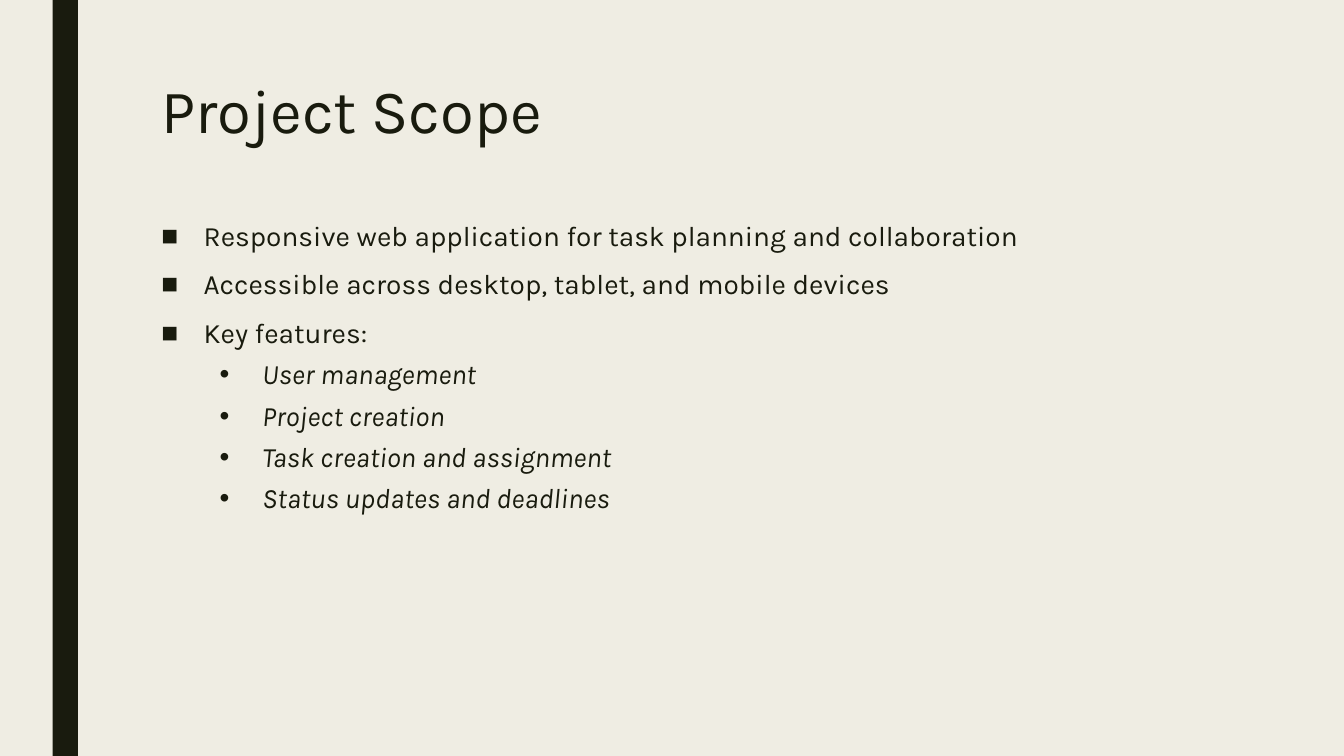
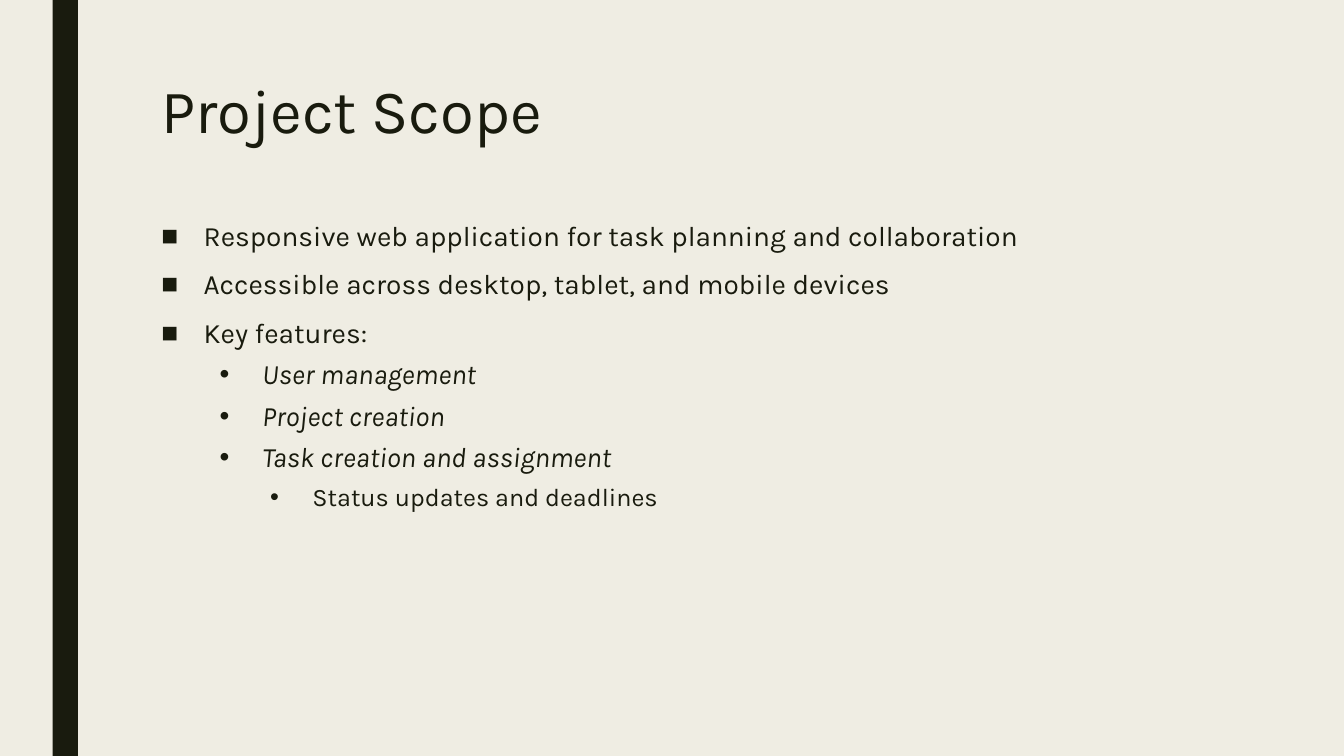
Before and after one commit to nimatshering/capstone-project, a slide deck: slide 5 of Presentation.pptx (slide 4 before the commit). Drawn at 1344x756 pixels with LibreOffice and Linux fonts; fonts in the diff are those of the drawing. Boxes give left, top, right and bottom in pixels: in the first picture for what was removed or moved away, otherwise in the second. Text is boxed around its words. In the diff, an @@ line names an element or a change of style, - is before the commit and + after.

```diff
--- a/Presentation.pptx
+++ b/Presentation.pptx
@@ text at (x1=312, y1=488, x2=658, y2=512): size 20 to 18 pt, italic off in "Status updates and deadlines"; list level 2 to 3 in "Status updates and deadlines" @@
```
Also in this commit, not shown: 2 other slides changed, 1 slide added, 1 other file.
